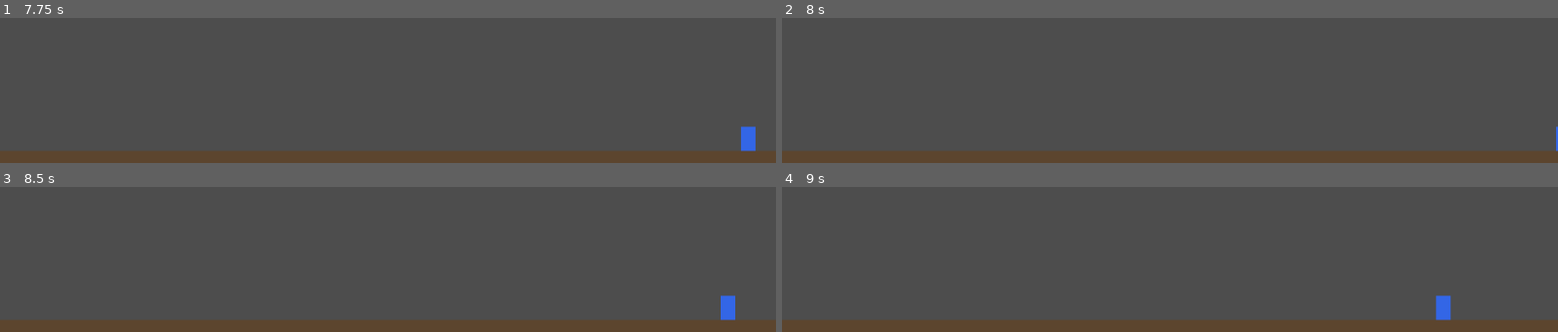
Above: before the commit, frames 1-4 (two rows, left to right).
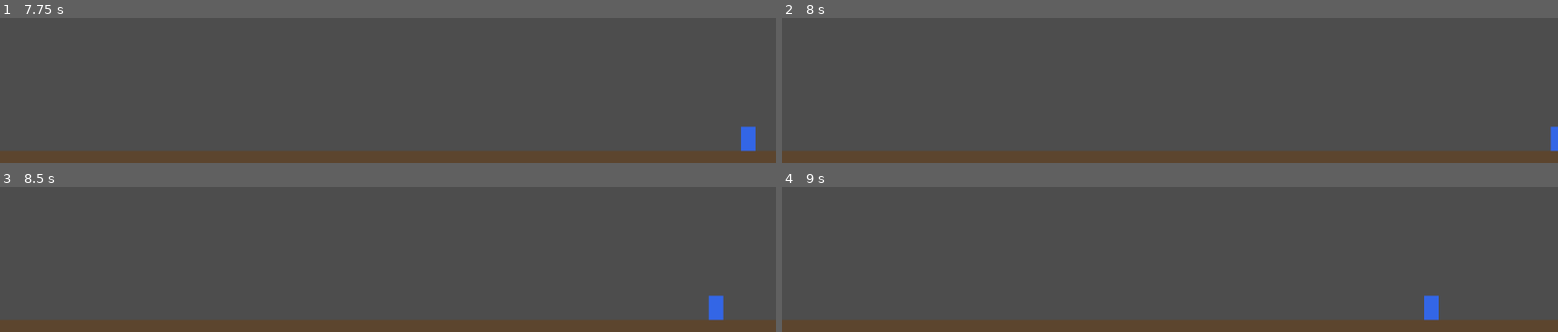
Above: after the commit, the same moments.

Repository: isjkms/Terrarium_Client
Game: Godot game, scene res://main.tscn
Two runs of this game, one before a commit and one after it. Both use one fixed random seed, a clock stepped at 60 frames per second and the inputs below.
Inputs:
- Up to frame 1 (7.75 s): tap Enter at 0.5 s; hold Right (ui_right) 0.53-2.03 s; hold Left (ui_left) 2.03-4.28 s; hold Right (ui_right) from 4.28 s (still down)
- Up to frame 2 (8 s): keep holding Right (ui_right)
- Up to frame 3 (8.5 s): release Right (ui_right) at 8.03 s; hold Left (ui_left) from 8.03 s (still down)
- Up to frame 4 (9 s): keep holding Left (ui_left)

Frame 1 is identical in both runs. In frame 2, 0.1% of the frame differs, in the area x 99-100%, y 74-92%; in frame 3, 0.6%, in the area x 91-95%, y 74-92%; in frame 4, 0.6%.

Commit message:
[CL-007][feat] floorX 0.0~1.0 clamp
https://github.com/isjkms/Terrarium_Client/issues/6

Diff:
--- a/main.gd
+++ b/main.gd
@@ -49,9 +49,10 @@
 		move_dir = 0
 
 func _process(delta: float) -> void:
-	# delta 기반 이동으로 FPS와 무관하게 일정 속도. clamp(0~1)는 CL-007.
+	# delta 기반 이동으로 FPS와 무관하게 일정 속도.
 	if move_dir != 0:
 		my_floor_x += move_dir * (MOVE_SPEED / WORLD_WIDTH) * delta
+		my_floor_x = clampf(my_floor_x, 0.0, 1.0)
 		queue_redraw()
 
 func _draw() -> void:
